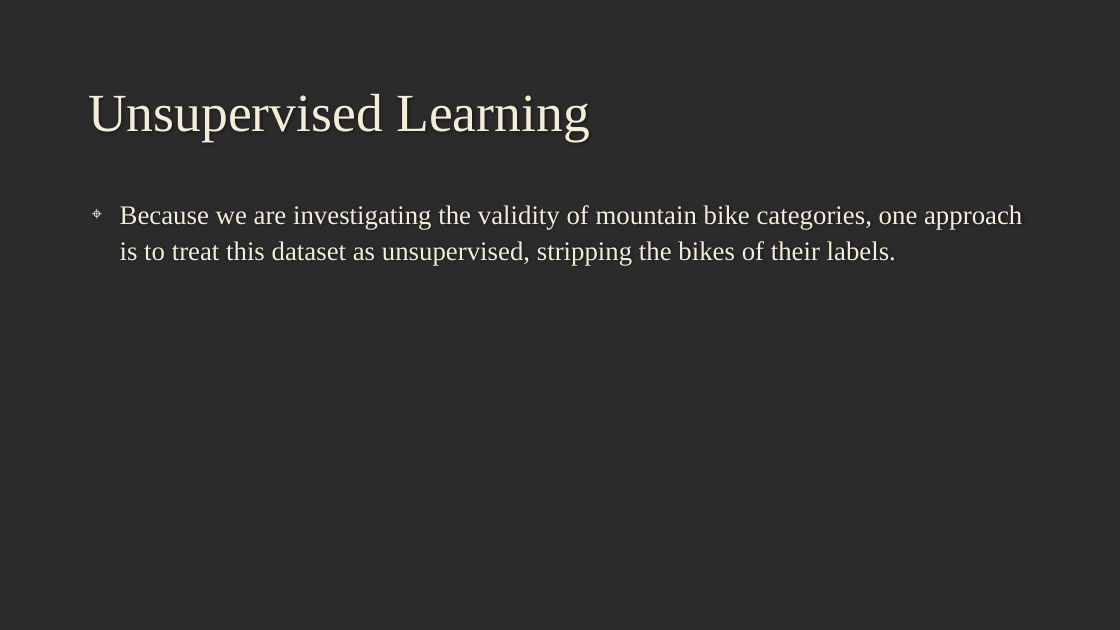
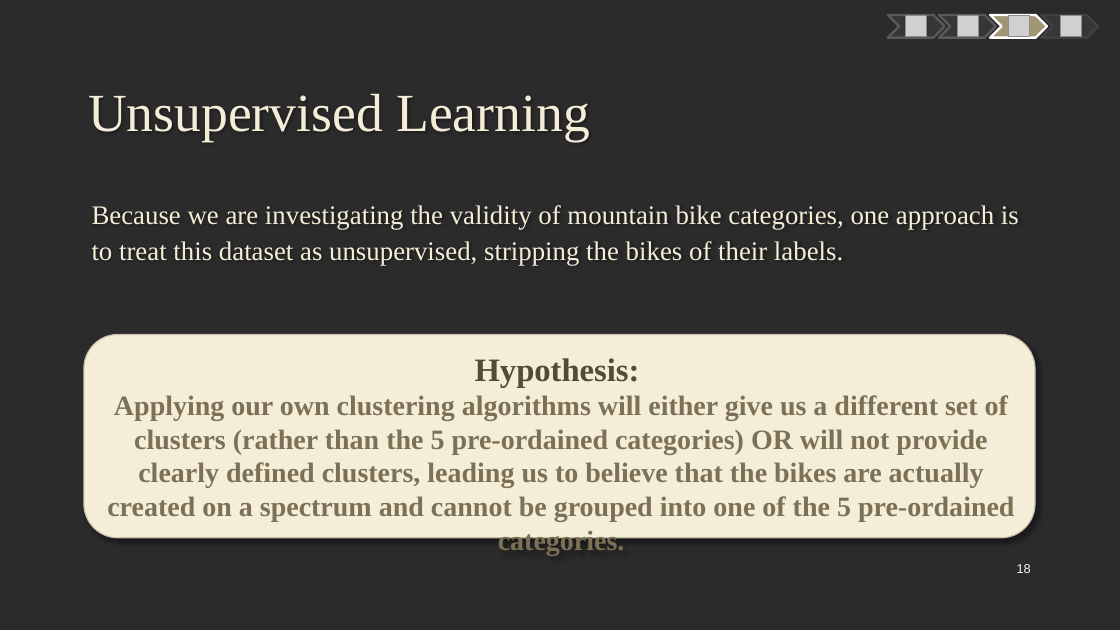
Before and after one commit to mczerwin/MTB-Categorization-Analysis, a slide deck: slide 18 of Reports/MTB Data Analysis Presentation.pptx (slide 15 before the commit). Drawn at 1120x630 pixels with LibreOffice and Linux fonts; fonts in the diff are those of the drawing; grey boxes stand for pictures; background and template pictures are left out; a plain dark background stands for a picture behind light text. Boxes give left, top, right and bottom in pixels: in the first picture for what was removed or moved away, otherwise in the second. Text is boxed around its words. In the diff, an @@ line names an element or a change of style, - is before the commit and + after.

Commit message:
Last Formatting Tweaks to Presentation

```diff
--- a/Reports/MTB Data Analysis Presentation.pptx
+++ b/Reports/MTB Data Analysis Presentation.pptx
@@ freeform shape added at bbox=[888, 15, 945, 38], fill #363636, outline #595959 2 pt @@
@@ picture added at bbox=[906, 16, 927, 37] @@
@@ freeform shape added at bbox=[939, 15, 996, 38], fill #363636, outline #595959 2 pt @@
@@ picture added at bbox=[958, 16, 979, 37] @@
@@ freeform shape added at bbox=[991, 15, 1048, 38], fill #A19574, outline #FFFFFF 2 pt @@
@@ picture added at bbox=[1009, 16, 1030, 37] @@
@@ freeform shape added at bbox=[1042, 15, 1099, 38], fill #363636, outline #404040 2 pt @@
@@ picture added at bbox=[1060, 16, 1081, 37] @@
@@ text "Because we are investigating the ..." at bbox=[92, 205, 1019, 265]: bullet ⌖ to none @@
@@ rounded rectangle added at bbox=[84, 334, 1035, 538], fill #F4EDD8, outline #C7BFAC 1 pt, 24 pt, text #7C7154, bold @@
+Hypothesis:
+Applying our own clustering algorithms will either give us a different set of clusters (rather than the 5 pre-ordained categories) OR will not provide clearly defined clusters, leading us to believe that the bikes are actually created on a spectrum and cannot be grouped into one of the 5 pre-ordained categories.
@@ page number added at bbox=[1017, 564, 1031, 573], 11 pt, text #F2F2F2 @@
+18
```
Also in this commit, not shown: 19 other slides changed, 6 slides added, 2 slides removed, 1 other file.
